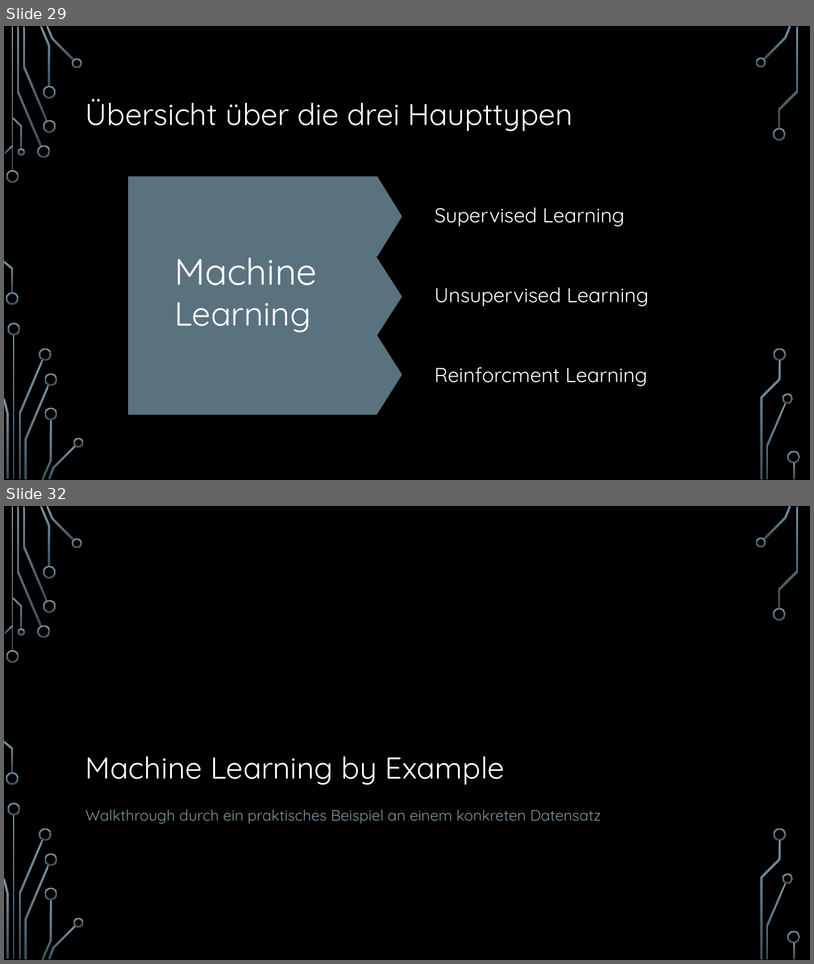
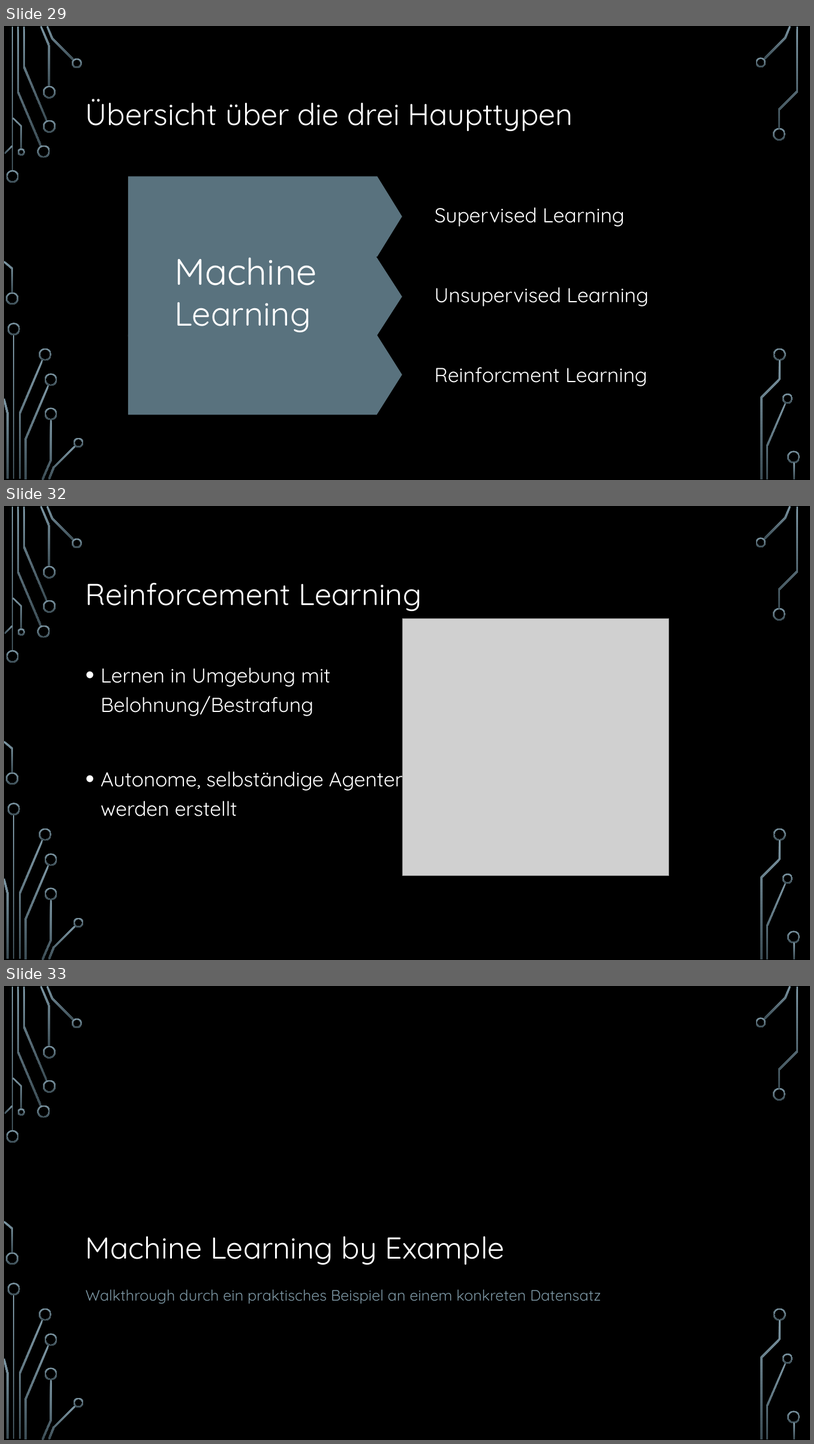
Before and after one commit to hacpro/introduction-machine-learning, a slide deck: presentation.pptx. Shown one above the other, each under a label of ours: slides 29 and 32 before the commit, slides 29, 32 and 33 after it; the slides between them are not shown. The pictures are 814x964 and 814x1444 pixels, drawn with LibreOffice and Linux fonts; fonts in the diff are those of the drawing; grey boxes stand for pictures; background and template pictures are left out. Boxes give left, top, right and bottom in pixels: in the first picture for what was removed or moved away, otherwise in the second. Text is boxed around its words. In the diff, an @@ line names an element or a change of style, - is before the commit and + after.

Commit message:
Reinforcement learning added.

```diff
--- a/presentation.pptx
+++ b/presentation.pptx
@@ slide 32 added at bbox=[4, 506, 810, 960], background picture (left out); not listed: 36 template elements that a slide beside it also shows @@
@@ title added at bbox=[86, 583, 422, 611], 36 pt, text #FFFFFF @@
+Reinforcement Learning
@@ picture added at bbox=[403, 619, 669, 876] @@
@@ text added at bbox=[101, 667, 407, 816], 24 pt, text #FFFFFF @@
+• Lernen in Umgebung mit Belohnung/Bestrafung
+• Autonome, selbständige Agenten werden erstellt
@@ what was slide 32 is now slide 33 @@
```
Also in this commit, not shown: 4 slides changed.
